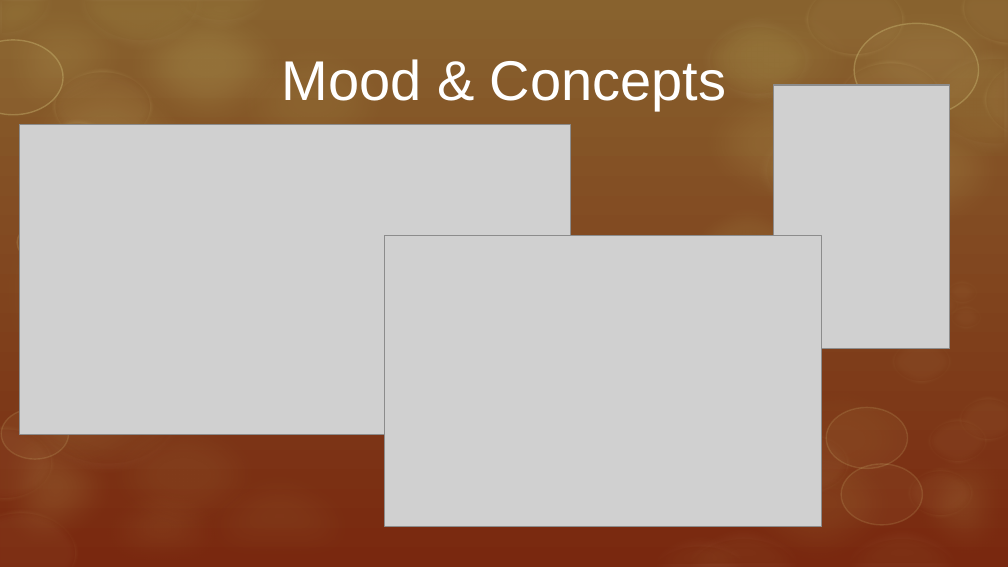
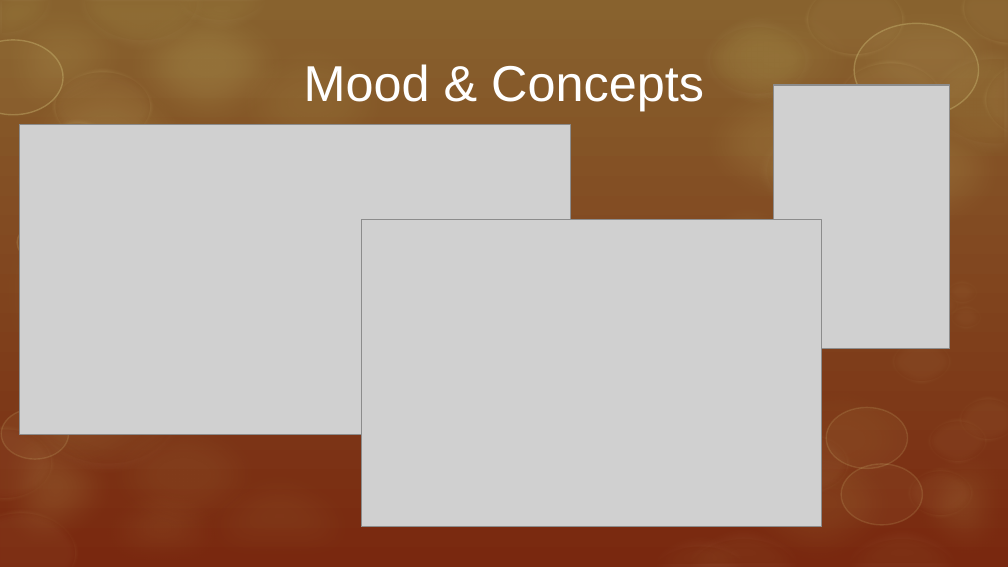
Before and after one commit to ArtjomProGrammer/Voodoo, a slide deck: slide 6 of _Organisation/Präsentation/Voodoo.pptx (slide 5 before the commit). Drawn at 1008x567 pixels with LibreOffice and Linux fonts; fonts in the diff are those of the drawing; grey boxes stand for pictures; background and template pictures are left out. Boxes give left, top, right and bottom in pixels: in the first picture for what was removed or moved away, otherwise in the second. Text is boxed around its words. In the diff, an @@ line names an element or a change of style, - is before the commit and + after.

```diff
--- a/_Organisation/Präsentation/Voodoo.pptx
+++ b/_Organisation/Präsentation/Voodoo.pptx
@@ title "Mood & Concepts" at [304, 64, 704, 111]: size 40 to 36 pt @@
@@ picture: place and size @@
-picture at [385, 236, 822, 527]
+picture at [361, 220, 822, 526]
```
Also in this commit, not shown: 7 other slides changed, 1 slide added.
